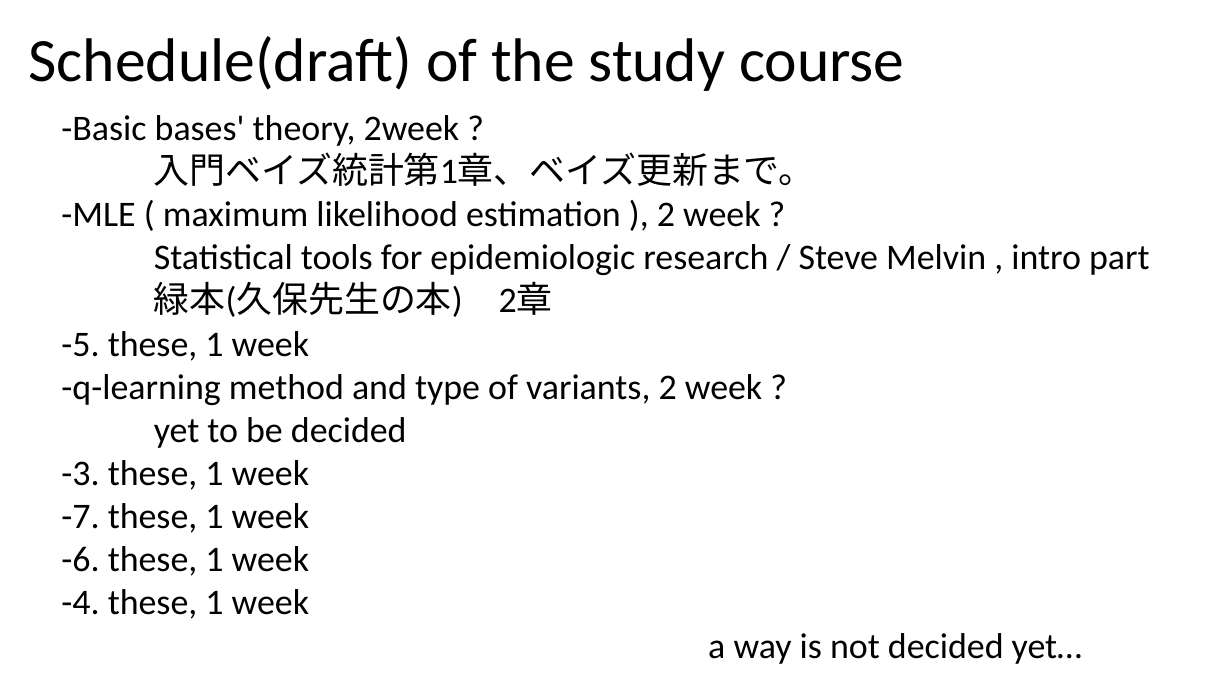
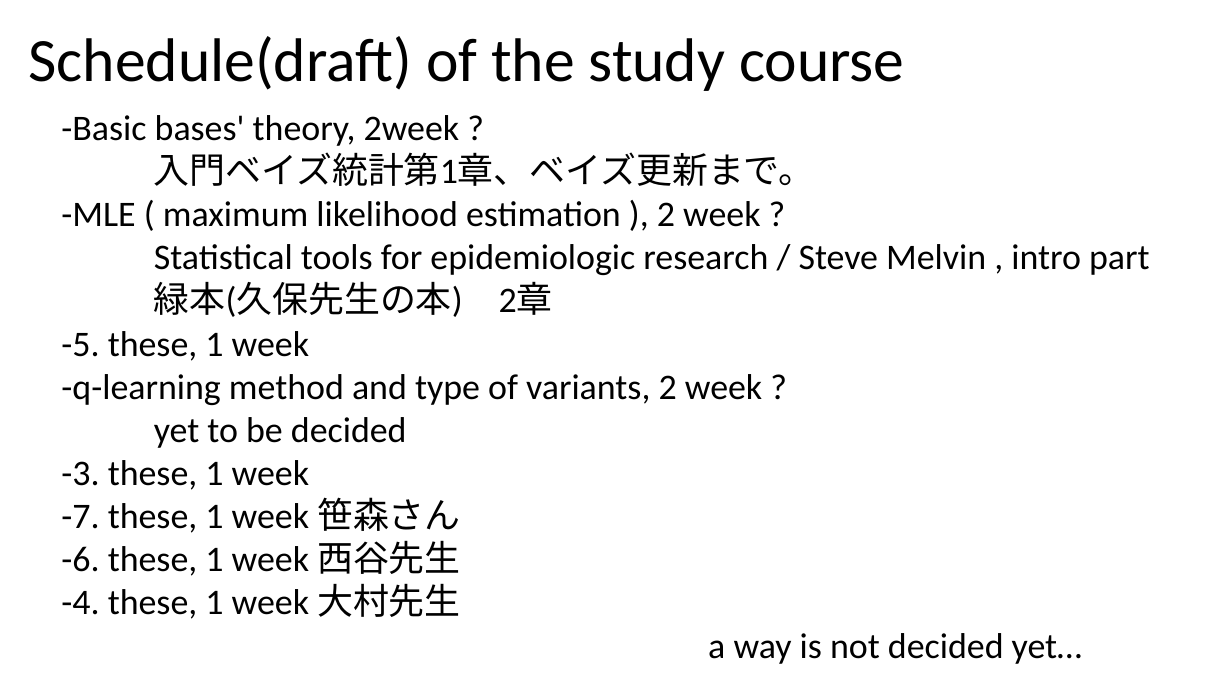
Before and after one commit to toshiakiasakura/pharma_bayes, a slide deck: slide 6 of materials/20190422_intro.pptx. Drawn at 1232x693 pixels with LibreOffice and Linux fonts; fonts in the diff are those of the drawing. Boxes give left, top, right and bottom in pixels: in the first picture for what was removed or moved away, otherwise in the second. Text is boxed around its words. In the diff, an @@ line names an element or a change of style, - is before the commit and + after.

```diff
--- a/materials/20190422_intro.pptx
+++ b/materials/20190422_intro.pptx
@@ text at [61, 460, 461, 619]: text changed @@
--3. these, 1 week
--7. these, 1 week
--6. these, 1 week
--4. these, 1 week
+-3. these, 1 week
+-7. these, 1 week 笹森さん
+-6. these, 1 week 西谷先生
+-4. these, 1 week 大村先生
```
Also in this commit, not shown: 5 other files.
